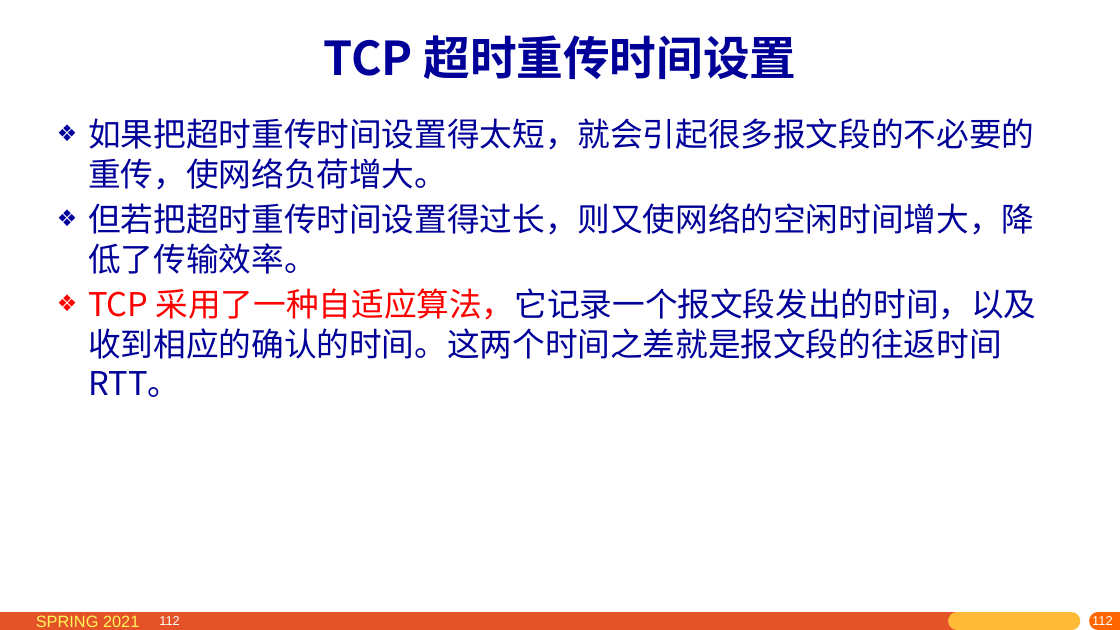
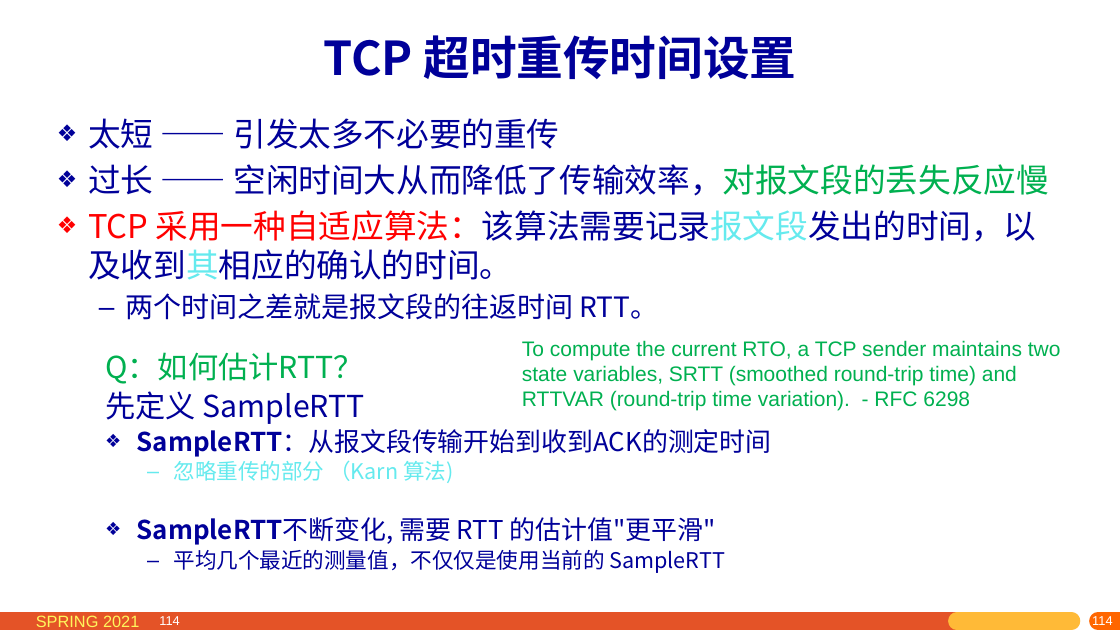
Before and after one commit to network-whu/2021, a slide deck: slide 114 of slides/instruction/05.pptx (slide 112 before the commit). Drawn at 1120x630 pixels with LibreOffice and Linux fonts; fonts in the diff are those of the drawing. Boxes give left, top, right and bottom in pixels: in the first picture for what was removed or moved away, otherwise in the second. Text is boxed around its words. In the diff, an @@ line names an element or a change of style, - is before the commit and + after.

```diff
--- a/slides/instruction/05.pptx
+++ b/slides/instruction/05.pptx
@@ text at (x1=88, y1=118, x2=1049, y2=320): text changed @@
-❖ 如果把超时重传时间设置得太短，就会引起很多报文段的不必要的重传，使网络负荷增大。
-❖ 但若把超时重传时间设置得过长，则又使网络的空闲时间增大，降低了传输效率。
-❖ TCP 采用了一种自适应算法，它记录一个报文段发出的时间，以及收到相应的确认的时间。这两个时间之差就是报文段的往返时间 RTT。
+❖ 太短 —— 引发太多不必要的重传
+❖ 过长 —— 空闲时间大从而降低了传输效率，对报文段的丢失反应慢
+❖ TCP 采用一种自适应算法：该算法需要记录报文段发出的时间，以及收到其相应的确认的时间。
+  – 两个时间之差就是报文段的往返时间 RTT。
@@ text added at (x1=105, y1=352, x2=772, y2=573), 22.2 pt, text #000099 @@
+Q：如何估计RTT？
+先定义 SampleRTT
+❖ SampleRTT：从报文段传输开始到收到ACK的测定时间
+  – 忽略重传的部分 （Karn 算法)
+❖ SampleRTT不断变化, 需要 RTT 的估计值"更平滑"
+  – 平均几个最近的测量值，不仅仅是使用当前的 SampleRTT
@@ text added at (x1=522, y1=340, x2=1061, y2=411), 18 pt, text #00B050 @@
+To compute the current RTO, a TCP sender maintains two state variables, SRTT (smoothed round-trip time) and RTTVAR (round-trip time variation). - RFC 6298
@@ page number at (x1=159, y1=616, x2=179, y2=625): text changed @@
-112
+114
@@ page number at (x1=904, y1=615, x2=1120, y2=630): text changed @@
-112
+114
@@ page number at (x1=1091, y1=616, x2=1111, y2=628): text changed @@
-112
+114
@@ page number at (x1=1105, y1=616, x2=1120, y2=625): text changed @@
-112
+114
```
Also in this commit, not shown: 85 other slides changed, 10 slides added, 1 slide removed, 3 other files.
